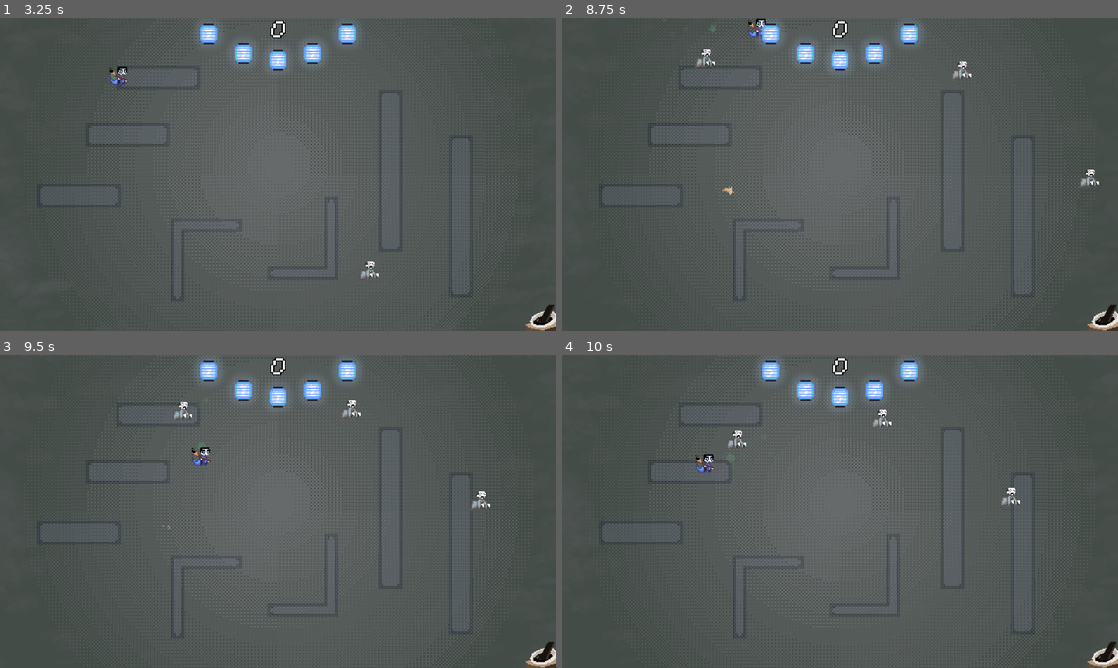
Above: before the commit, frames 1-4 (two rows, left to right).
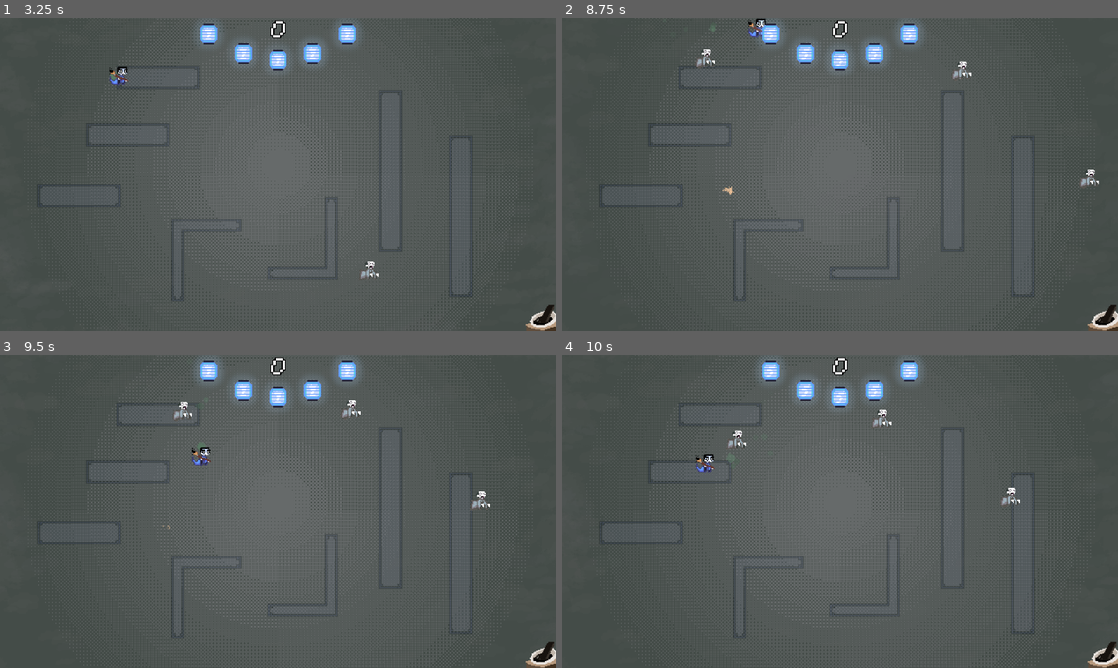
Above: after the commit, the same moments.

Repository: wintermute-cell/wmj25
Game: Godot game, scene res://scenes/main_menu.tscn
The game is run twice, just before and just after one commit, with the same random seed, the same clock (stepped at 60 frames per second) and the same inputs. The engine's default icon, where the game draws it, is replaced by a stand-in: a white triangle on a blue panel in a dark square. Sound files missing from this copy of the repository are replaced by a short silence.
Inputs (mouse positions are in pixels of both pictures, inside the frame that each line leads up to):
- Up to frame 1 (3.25 s): click "Start Game" at 0.5 s; tap Enter at 1.25 s; move the mouse to (400, 158) at 1.27 s; hold D (right) 1.28-2.03 s; hold E 1.28-2.03 s; click (400, 158) at 1.42 s; tap Space at 2 s; move the mouse to (166, 190) at 2.02 s; hold S (down) 2.03-2.78 s; tap E at 2.1 s; move the mouse to (333, 105) at 2.77 s; hold D (right) from 2.78 s (still down); hold E from 2.78 s (still down)
- Up to frame 2 (8.75 s): move the mouse to (812, 237) at 3.52 s; release D (right) at 3.53 s; release E at 3.53 s; hold W (up) 3.53-4.28 s; tap E every 1.5 s from 3.6 to 8.1 s; click (812, 237) at 3.67 s; move the mouse to (1006, 221) at 4.27 s; hold E 4.28-5.03 s; hold A (left) 4.28-5.78 s; move the mouse to (673, 127) at 5.02 s; move the mouse to (867, 174) at 5.77 s; hold S (down) 5.78-6.53 s; hold E 5.78-6.53 s; click (867, 174) at 5.92 s; move the mouse to (756, 96) at 6.52 s; hold D (right) 6.53-7.28 s; move the mouse to (962, 158) at 7.27 s; hold W (up) 7.28-8.03 s; hold E 7.28-8.03 s; move the mouse to (728, 190) at 8.02 s; hold D (right) from 8.03 s (still down); click (728, 190) at 8.17 s
- Up to frame 3 (9.5 s): move the mouse to (333, 442) at 8.77 s; release D (right) at 8.78 s; hold S (down) from 8.78 s (still down); hold E from 8.78 s (still down)
- Up to frame 4 (10 s): move the mouse to (812, 574) at 9.52 s; release S (down) at 9.53 s; release E at 9.53 s; hold A (left) from 9.53 s (still down); tap E at 9.6 s

Frame 1 is identical in both runs. In frame 2, less than 0.1% of the frame differs, in the area x 23-97%, y 13-54%; in frame 3, less than 0.1%; in frame 4, less than 0.1%.

Commit message:
adde simple animation for enemies

Diff:
--- a/godot_project/scenes/enemy.tscn
+++ b/godot_project/scenes/enemy.tscn
@@ -1,9 +1,55 @@
-[gd_scene load_steps=4 format=3 uid="uid://d257nqp3u5byv"]
+[gd_scene load_steps=12 format=3 uid="uid://d257nqp3u5byv"]
 
 [ext_resource type="Script" uid="uid://b1owqutpiap0w" path="res://scripts/enemy.gd" id="1_md0e3"]
 [ext_resource type="Texture2D" uid="uid://cyga5l6mm4dxm" path="res://enemy.png" id="2_4ra3w"]
+[ext_resource type="Texture2D" uid="uid://cs0e5nq21m7ke" path="res://sprites/Enemy3.PNG" id="3_4ra3w"]
+[ext_resource type="Texture2D" uid="uid://c63nsvgwdwbf4" path="res://sprites/Enemy2.PNG" id="4_5uy6h"]
 
 [sub_resource type="CircleShape2D" id="CircleShape2D_uhfjk"]
+
+[sub_resource type="AtlasTexture" id="AtlasTexture_c4w8v"]
+atlas = ExtResource("3_4ra3w")
+region = Rect2(0, 0, 24, 24)
+
+[sub_resource type="AtlasTexture" id="AtlasTexture_xwavj"]
+atlas = ExtResource("3_4ra3w")
+region = Rect2(24, 0, 24, 24)
+
+[sub_resource type="SpriteFrames" id="SpriteFrames_xwavj"]
+animations = [{
+"frames": [{
+"duration": 1.0,
+"texture": SubResource("AtlasTexture_c4w8v")
+}, {
+"duration": 1.0,
+"texture": SubResource("AtlasTexture_xwavj")
+}],
+"loop": true,
+"name": &"default",
+"speed": 6.0
+}]
+
+[sub_resource type="AtlasTexture" id="AtlasTexture_nenq2"]
+atlas = ExtResource("4_5uy6h")
+region = Rect2(0, 0, 24, 24)
+
+[sub_resource type="AtlasTexture" id="AtlasTexture_md484"]
+atlas = ExtResource("4_5uy6h")
+region = Rect2(24, 0, 24, 24)
+
+[sub_resource type="SpriteFrames" id="SpriteFrames_ipns3"]
+animations = [{
+"frames": [{
+"duration": 1.0,
+"texture": SubResource("AtlasTexture_nenq2")
+}, {
+"duration": 1.0,
+"texture": SubResource("AtlasTexture_md484")
+}],
+"loop": true,
+"name": &"default",
+"speed": 4.0
+}]
 
 [node name="Enemy" type="CharacterBody2D"]
 script = ExtResource("1_md0e3")
@@ -20,6 +66,14 @@
 shape = SubResource("CircleShape2D_uhfjk")
 
 [node name="Sprite2D" type="Sprite2D" parent="."]
+visible = false
 texture = ExtResource("2_4ra3w")
 
 [node name="DashTimer" type="Timer" parent="."]
+
+[node name="AnimatedSpriteBasic" type="AnimatedSprite2D" parent="."]
+sprite_frames = SubResource("SpriteFrames_xwavj")
+
+[node name="AnimatedSpriteDasher" type="AnimatedSprite2D" parent="."]
+visible = false
+sprite_frames = SubResource("SpriteFrames_ipns3")
--- a/godot_project/scripts/enemy.gd
+++ b/godot_project/scripts/enemy.gd
@@ -69,6 +69,14 @@
 	# find player if not assigned
 	if player == null:
 		player = get_tree().get_first_node_in_group("player")
+
+
+func _process(delta: float) -> void:
+	# animation
+	if enemy_type == EnemyType.BASIC:
+		$AnimatedSpriteBasic.play()
+	elif enemy_type == EnemyType.DASHER:
+		$AnimatedSpriteDasher.play()
 
 
 func _physics_process(delta: float):
@@ -117,6 +125,8 @@
 		speed = 50.0
 		damage_per_second = 30.0
 		scale = Vector2.ONE * 2.0
+		$AnimatedSpriteBasic.hide()
+		$AnimatedSpriteDasher.show()
 
 
 func dash_towards_player():
--- a/godot_project/scripts/enemy_spawner.gd
+++ b/godot_project/scripts/enemy_spawner.gd
@@ -68,7 +68,7 @@
 	var enemy = enemy_scene.instantiate()
 	# change enemy type for variety (optional)
 	var enemy_type_roll: int = 0
-	if elapsed_time > 30.0:
+	if elapsed_time > 10.0:
 		enemy_type_roll = randi() % 10
 	if elapsed_time > 60.0:
 		enemy_type_roll = randi() % 8
